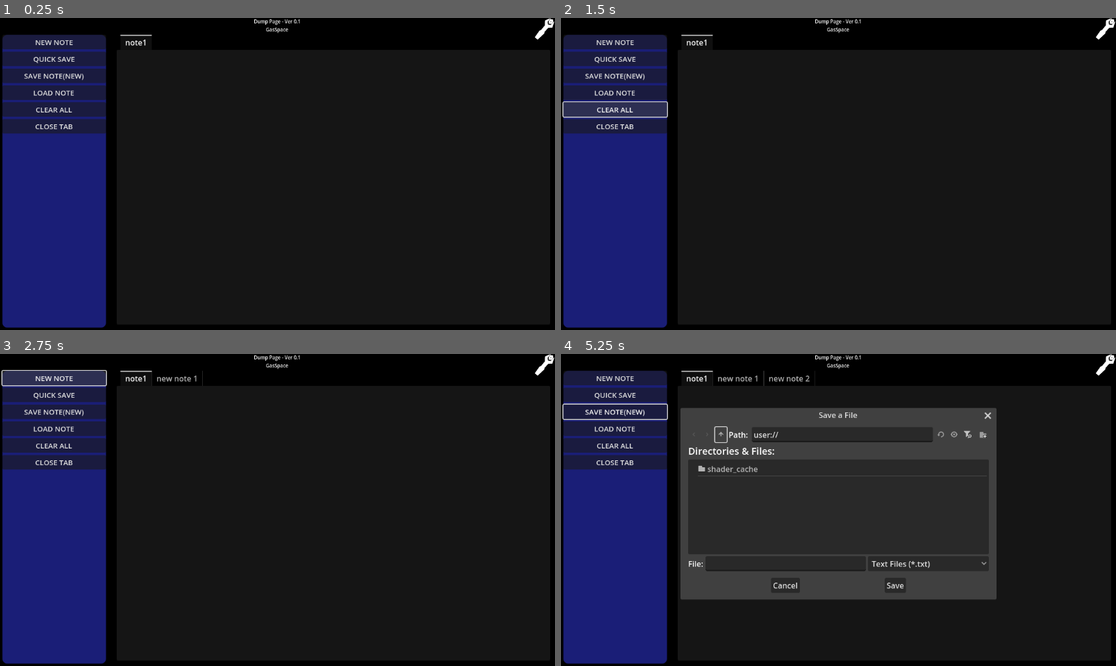
Above: before the commit, frames 1-4 (two rows, left to right).
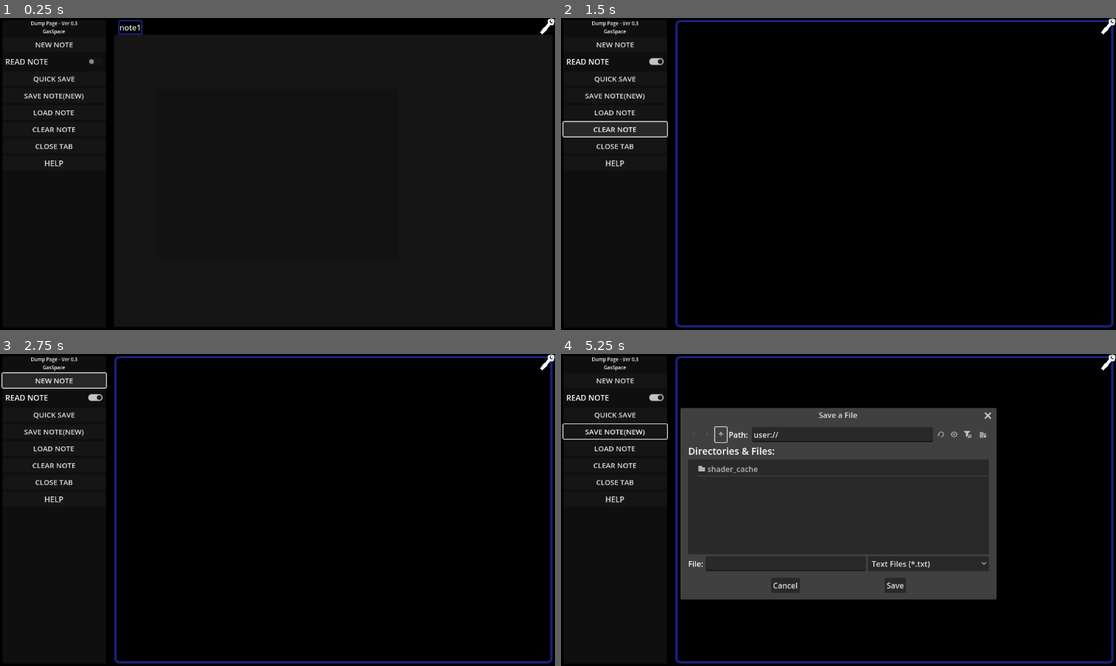
Above: after the commit, the same moments.

Repository: GasSpace630/Dump_Page
Game: Godot game, scene res://scenes/main.tscn
Two runs of this game, one before a commit and one after it. Both use one fixed random seed, a clock stepped at 60 frames per second and the inputs below.
Inputs (mouse positions are in pixels of both pictures, inside the frame that each line leads up to):
- Up to frame 1 (0.25 s): no input
- Up to frame 2 (1.5 s): click (616, 61) at 0.5 s, where only the run after the commit has a clickable "READ NOTE"; click "CLEAR ALL" (after the commit: "CLEAR NOTE") at 1.25 s
- Up to frame 3 (2.75 s): click "NEW NOTE" at 2 s
- Up to frame 4 (5.25 s): click "NEW NOTE" at 2.75 s; click "QUICK SAVE" at 3.5 s; click "SAVE NOTE(NEW)" at 4.25 s; click (721, 435) at 5 s

The runs differ from the first frame. In frame 1, 18% of the frame differs, in the area x 0-100%, y 0-100%; in frame 2, 20%; in frame 3, 20%; in frame 4, 20%.

Commit message:
version 0.3

Diff:
--- a/scenes/main.tscn
+++ b/scenes/main.tscn
@@ -6,6 +6,16 @@
 
 [sub_resource type="StyleBoxFlat" id="StyleBoxFlat_o5qli"]
 bg_color = Color(0, 0, 0, 1)
+
+[sub_resource type="StyleBoxFlat" id="StyleBoxFlat_sugp2"]
+bg_color = Color(0, 0, 0, 0)
+border_width_left = 3
+border_width_top = 3
+border_width_right = 3
+border_width_bottom = 3
+border_color = Color(0.105882, 0.121569, 0.466667, 1)
+corner_radius_top_left = 5
+corner_radius_top_right = 5
 
 [node name="Main" type="Control"]
 layout_mode = 3
@@ -36,16 +46,6 @@
 [node name="HBoxContainer" type="HBoxContainer" parent="VBoxContainer"]
 layout_mode = 2
 
-[node name="app_name" type="Label" parent="VBoxContainer/HBoxContainer"]
-custom_minimum_size = Vector2(10, 28)
-layout_mode = 2
-size_flags_horizontal = 3
-theme_override_font_sizes/font_size = 10
-text = "Dump Page - Ver 0.1
-GasSpace"
-horizontal_alignment = 1
-autowrap_mode = 2
-
 [node name="HSplitContainer" type="HSplitContainer" parent="VBoxContainer"]
 layout_mode = 2
 size_flags_vertical = 3
@@ -59,17 +59,30 @@
 
 [node name="Panel" type="Panel" parent="VBoxContainer/HSplitContainer/MarginContainer2"]
 layout_mode = 2
-theme_override_styles/panel = ExtResource("2_sugp2")
 
 [node name="side_bar" type="VBoxContainer" parent="VBoxContainer/HSplitContainer/MarginContainer2"]
 layout_mode = 2
 size_flags_horizontal = 3
 theme_override_constants/separation = 5
 
+[node name="app_name" type="Label" parent="VBoxContainer/HSplitContainer/MarginContainer2/side_bar"]
+custom_minimum_size = Vector2(10, 28)
+layout_mode = 2
+size_flags_horizontal = 3
+theme_override_font_sizes/font_size = 10
+text = "Dump Page - Ver 0.3
+GasSpace"
+horizontal_alignment = 1
+autowrap_mode = 2
+
 [node name="new_btn" type="Button" parent="VBoxContainer/HSplitContainer/MarginContainer2/side_bar"]
 layout_mode = 2
 theme_override_font_sizes/font_size = 15
 text = "NEW NOTE"
+
+[node name="read_mode_btn" type="CheckButton" parent="VBoxContainer/HSplitContainer/MarginContainer2/side_bar"]
+layout_mode = 2
+text = "READ NOTE"
 
 [node name="save_btn2" type="Button" parent="VBoxContainer/HSplitContainer/MarginContainer2/side_bar"]
 layout_mode = 2
@@ -93,7 +106,7 @@
 layout_mode = 2
 size_flags_horizontal = 3
 theme_override_font_sizes/font_size = 15
-text = "CLEAR ALL"
+text = "CLEAR NOTE"
 
 [node name="close_btn" type="Button" parent="VBoxContainer/HSplitContainer/MarginContainer2/side_bar"]
 layout_mode = 2
@@ -101,13 +114,17 @@
 theme_override_font_sizes/font_size = 15
 text = "CLOSE TAB"
 
+[node name="help_btn" type="Button" parent="VBoxContainer/HSplitContainer/MarginContainer2/side_bar"]
+layout_mode = 2
+text = "HELP"
+
 [node name="MarginContainer" type="MarginContainer" parent="VBoxContainer/HSplitContainer"]
 layout_mode = 2
 size_flags_horizontal = 3
 size_flags_vertical = 3
-theme_override_constants/margin_left = 10
-theme_override_constants/margin_right = 10
-theme_override_constants/margin_bottom = 10
+theme_override_constants/margin_left = 5
+theme_override_constants/margin_right = 5
+theme_override_constants/margin_bottom = 5
 
 [node name="VBoxContainer" type="VBoxContainer" parent="VBoxContainer/HSplitContainer/MarginContainer"]
 layout_mode = 2
@@ -115,6 +132,7 @@
 [node name="TabContainer" type="TabContainer" parent="VBoxContainer/HSplitContainer/MarginContainer/VBoxContainer"]
 layout_mode = 2
 size_flags_vertical = 3
+theme_override_styles/tab_selected = SubResource("StyleBoxFlat_sugp2")
 current_tab = 0
 drag_to_rearrange_enabled = true
 
@@ -123,6 +141,15 @@
 size_flags_vertical = 3
 highlight_all_occurrences = true
 metadata/_tab_index = 0
+
+[node name="read_note_lbl" type="RichTextLabel" parent="VBoxContainer/HSplitContainer/MarginContainer/VBoxContainer"]
+visible = false
+layout_mode = 2
+size_flags_vertical = 3
+theme_override_styles/normal = ExtResource("2_sugp2")
+bbcode_enabled = true
+fit_content = true
+scroll_following = true
 
 [node name="settings_bar" type="PopupMenu" parent="."]
 title = "SETTINGS"
@@ -138,9 +165,8 @@
 anchors_preset = 1
 anchor_left = 1.0
 anchor_right = 1.0
-offset_left = -42.0
-offset_right = -1.0
-offset_bottom = 45.0
+offset_left = -31.0
+offset_bottom = 34.0
 grow_horizontal = 0
 size_flags_horizontal = 3
 tooltip_text = "SETTINGS"
@@ -148,11 +174,26 @@
 ignore_texture_size = true
 stretch_mode = 0
 
+[node name="help_panel" type="PopupPanel" parent="."]
+title = "HELP"
+initial_position = 1
+size = Vector2i(500, 350)
+visible = true
+always_on_top = true
+
+[node name="help_lbl" type="RichTextLabel" parent="help_panel"]
+offset_left = 4.0
+offset_top = 4.0
+offset_right = 496.0
+offset_bottom = 346.0
+
 [connection signal="pressed" from="VBoxContainer/HSplitContainer/MarginContainer2/side_bar/new_btn" to="." method="_on_new_btn_pressed"]
+[connection signal="toggled" from="VBoxContainer/HSplitContainer/MarginContainer2/side_bar/read_mode_btn" to="." method="_on_read_mode_btn_toggled"]
 [connection signal="pressed" from="VBoxContainer/HSplitContainer/MarginContainer2/side_bar/save_btn2" to="." method="_on_save_btn_2_pressed"]
 [connection signal="pressed" from="VBoxContainer/HSplitContainer/MarginContainer2/side_bar/save_btn" to="." method="_on_save_btn_pressed"]
 [connection signal="pressed" from="VBoxContainer/HSplitContainer/MarginContainer2/side_bar/load_btn" to="." method="_on_load_btn_pressed"]
 [connection signal="pressed" from="VBoxContainer/HSplitContainer/MarginContainer2/side_bar/clear_btn" to="." method="_on_clear_btn_pressed"]
 [connection signal="pressed" from="VBoxContainer/HSplitContainer/MarginContainer2/side_bar/close_btn" to="." method="_on_close_btn_pressed"]
+[connection signal="pressed" from="VBoxContainer/HSplitContainer/MarginContainer2/side_bar/help_btn" to="." method="_on_help_btn_pressed"]
 [connection signal="id_pressed" from="settings_bar" to="." method="_on_settings_bar_id_pressed"]
 [connection signal="pressed" from="setting_btn" to="." method="_on_setting_btn_pressed"]
--- a/scripts/main.gd
+++ b/scripts/main.gd
@@ -1,24 +1,30 @@
 extends Control
+
+# Ui variables
 
 @onready var text_edit: TextEdit
 @onready var settings_bar: PopupMenu = $settings_bar
 @onready var side_bar: MarginContainer = $VBoxContainer/HSplitContainer/MarginContainer2
-
-@onready var app_name: Label = $VBoxContainer/HBoxContainer/app_name
+@onready var app_name: Label = $VBoxContainer/HSplitContainer/MarginContainer2/side_bar/app_name
 @onready var tab_container: TabContainer = $VBoxContainer/HSplitContainer/MarginContainer/VBoxContainer/TabContainer
+@onready var read_note_lbl: RichTextLabel = $VBoxContainer/HSplitContainer/MarginContainer/VBoxContainer/read_note_lbl
+@onready var help_panel: PopupPanel = $help_panel
+@onready var help_lbl: RichTextLabel = $help_panel/help_lbl
 
 var note_name : String
-var current_tab
+var note_path
+var saved
 var editing : bool
-
-var current_dir
+var current_file : String
+
+var normal_style = preload("res://styles/base_style.tres")
 
 func _ready() -> void:
 	settings_menu_popup()
 
 func _process(_delta: float) -> void:
 	settings_system()
-	text_edit = tab_container.get_current_tab_control()
+	save_check()
 	if tab_container.get_tab_count() > 0:
 		editing = true
 	else:
@@ -27,9 +33,8 @@
 func file_save(save_path):
 	var file = FileAccess.open(save_path,FileAccess.WRITE)
 	if file:
-		file.store_line(text_edit.text)
+		file.store_string(text_edit.text)
 		file.close()
-		print("saved")
 	else:
 		print("err")
 
@@ -40,46 +45,16 @@
 		note_name = save_path.get_file()
 		var file = FileAccess.open(save_path,FileAccess.READ)
 		if file:
+			note_path = file.get_path()
 			text_edit.text = file.get_as_text()
+			current_file = file.get_as_text()
 			text_edit.name = StringName(note_name)
 			file.close()
-			print("loaded")
 		else:
 			print("err")
 
-func settings_system():
-	if settings_bar.is_item_checked(1):
-		side_bar.hide()
-	else:
-		side_bar.show()
-	if settings_bar.is_item_checked(2):
-		app_name.hide()
-	else:
-		app_name.show()
-	if settings_bar.is_item_checked(3):
-		tab_container.tabs_visible = false
-	else:
-		tab_container.tabs_visible = true
-	if editing:
-		if settings_bar.is_item_checked(5):
-			text_edit.caret_type = TextEdit.CARET_TYPE_BLOCK
-		else:
-			text_edit.caret_type = TextEdit.CARET_TYPE_LINE
-		if settings_bar.is_item_checked(6):
-			text_edit.caret_blink = true
-		else:
-			text_edit.caret_blink = false
-		if settings_bar.is_item_checked(8):
-			text_edit.wrap_mode = TextEdit.LINE_WRAPPING_NONE
-		else:
-			text_edit.wrap_mode = TextEdit.LINE_WRAPPING_BOUNDARY
-		if settings_bar.is_item_checked(9):
-			text_edit.highlight_current_line = true
-		else:
-			text_edit.highlight_current_line = false
-
-
-func settings_menu_popup():
+
+func settings_menu_popup():       # Adding checkboxes to settings
 	settings_bar.add_separator("SETTINGS",0)
 	settings_bar.add_check_item(" : Hide SideBar",1)
 	settings_bar.add_check_item(" : Hide App Name",2)
@@ -90,10 +65,26 @@
 	settings_bar.add_separator("Tab Settings",7)
 	settings_bar.add_check_item(" : Toggle Line Break",8)
 	settings_bar.add_check_item(" : Toggle Line Highlight",9)
+	settings_bar.add_check_item(" : Toggle Style",10)
+
+
+# Formating , Not done
+
+#func text_converteing(input_text : String):
+	#var input_str = input_text.split(" ")
+	#
+	#for i in input_str:
+		#if i.begins_with("*") and i.ends_with("/*"):
+			#i.replace("*","[b]").replace("/*","[/b]")
+		#else:
+			#return input_str
 
 
 func _on_save_btn_2_pressed() -> void:  #Quick dave
-	file_save(note_name)
+	if note_path != null:
+		file_save(note_path)
+		current_file = text_edit.text
+		saved = true
 
 func _on_save_btn_pressed() -> void:
 	if editing:
@@ -115,19 +106,16 @@
 	file_dialog.popup_centered()
 
 
-func _on_close_btn_pressed() -> void:
-	if editing:
+func _on_close_btn_pressed() -> void:     # Button to close tabs
+	var current_tab
+	if editing and tab_container.get_tab_count() > 1:
 		current_tab =  tab_container.get_current_tab_control()
 		current_tab.queue_free()
 
 
-func _on_clear_btn_pressed() -> void:
+func _on_clear_btn_pressed() -> void:   # Func to clear tabs
 	if editing:
 		text_edit.clear()
-
-
-func _on_setting_btn_pressed() -> void:
-	settings_bar.visible = true
 
 
 func _on_new_btn_pressed() -> void:
@@ -141,7 +129,63 @@
 	tab_container.add_child(new_note)
 
 
-func _on_settings_bar_id_pressed(id: int) -> void:
+func _on_read_mode_btn_toggled(toggled_on: bool) -> void:    #Toggle reading mode
+	if toggled_on == true:
+		read_note_lbl.text = text_edit.text
+		tab_container.hide()
+		read_note_lbl.show()
+	else:
+		tab_container.show()
+		read_note_lbl.hide()
+
+
+func _on_setting_btn_pressed() -> void:
+	settings_bar.visible = true
+
+
+func settings_system():      # Func for different checkboxes
+	text_edit = tab_container.get_current_tab_control()
+
+	if settings_bar.is_item_checked(1):
+		side_bar.hide()
+	else:
+		side_bar.show()
+	if settings_bar.is_item_checked(2):
+		app_name.hide()
+	else:
+		app_name.show()
+	if settings_bar.is_item_checked(3):
+		tab_container.tabs_visible = false
+	else:
+		tab_container.tabs_visible = true
+	if editing:
+		if settings_bar.is_item_checked(5):
+			text_edit.caret_type = TextEdit.CARET_TYPE_BLOCK
+		else:
+			text_edit.caret_type = TextEdit.CARET_TYPE_LINE
+		if settings_bar.is_item_checked(6):
+			text_edit.caret_blink = true
+		else:
+			text_edit.caret_blink = false
+		if settings_bar.is_item_checked(8):
+			text_edit.wrap_mode = TextEdit.LINE_WRAPPING_NONE
+		else:
+			text_edit.wrap_mode = TextEdit.LINE_WRAPPING_BOUNDARY
+		if settings_bar.is_item_checked(9):
+			text_edit.highlight_current_line = true
+		else:
+			text_edit.highlight_current_line = false
+		if settings_bar.is_item_checked(10):
+			$VBoxContainer/HSplitContainer/MarginContainer2/Panel.add_theme_stylebox_override("panel",normal_style)
+			text_edit.add_theme_stylebox_override("normal",normal_style)
+			settings_bar.add_theme_stylebox_override("panel",normal_style)
+		else:
+			$VBoxContainer/HSplitContainer/MarginContainer2/Panel.remove_theme_stylebox_override("panel")
+			text_edit.remove_theme_stylebox_override("normal")
+			settings_bar.remove_theme_stylebox_override("panel")
+
+
+func _on_settings_bar_id_pressed(id: int) -> void:          # Making the Checkboxes functional
 	if id == 1 and settings_bar.is_item_checked(1) == false:
 		settings_bar.set_item_checked(1,true)
 	elif id == 1 and settings_bar.is_item_checked(1):
@@ -176,3 +220,36 @@
 		settings_bar.set_item_checked(10,false)
 	else:
 		pass
+
+
+func save_check():
+	var current_tab_index = tab_container.get_tab_idx_from_control(text_edit)
+	var current_tab_title = tab_container.get_tab_title(current_tab_index)
+	if text_edit.text != current_file and saved != true:
+		tab_container.set_tab_title(current_tab_index,current_tab_title+" *")
+		print("not saved")
+		saved = true
+		print(current_file)
+	elif text_edit.text == current_file and saved:
+		tab_container.set_tab_title(current_tab_index,current_tab_title.get_slice(" ",0))
+		saved = false
+		print("saved")
+	else:
+		pass
+
+
+func _on_help_btn_pressed() -> void:
+	help_panel.show()
+	help_lbl.text = """
+	NEW NOTE : Create a new note tab
+
+	QUICK SAVE : Make a quick save of the current file
+
+	SAVE NOTE(NEW) : Make new note save file
+
+	LOAD NOTE : Load a note file from system files
+
+	CLEAR NOTE : Clear every content from the note file
+
+	HELP NOTE : Show help
+	"""
--- a/styles/base_style.tres
+++ b/styles/base_style.tres
@@ -1,7 +1,12 @@
 [gd_resource type="StyleBoxFlat" format=3 uid="uid://bx8bvmn8cl4fd"]
 
 [resource]
-bg_color = Color(0.104038, 0.119803, 0.467188, 1)
+bg_color = Color(0, 0, 0, 0)
+border_width_left = 5
+border_width_top = 5
+border_width_right = 5
+border_width_bottom = 5
+border_color = Color(0.105882, 0.121569, 0.466667, 1)
 corner_radius_top_left = 10
 corner_radius_top_right = 10
 corner_radius_bottom_right = 10
Not shown, removed: note1.txt
Not shown: 1 places in scenes/main.tscn that only renumber resources
